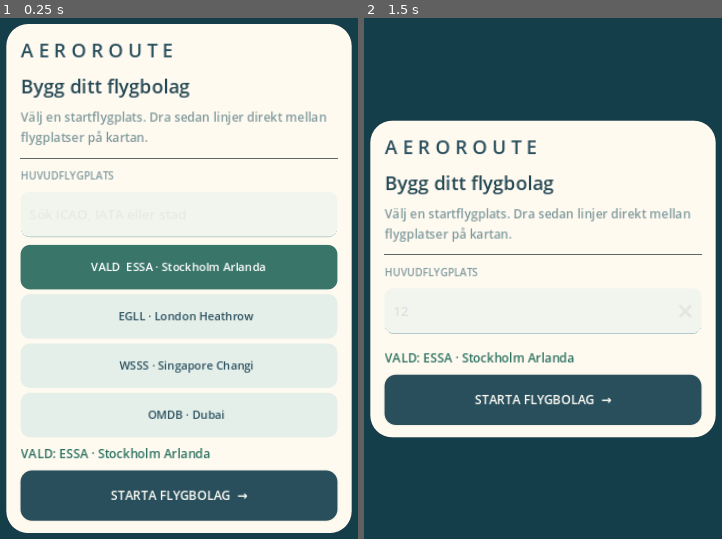
Above: before the commit, frames 1-2 (left to right).
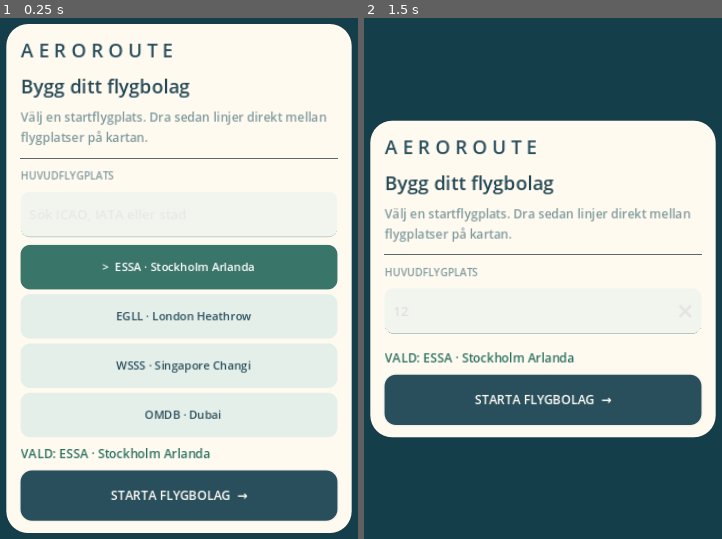
Above: after the commit, the same moments.

Repository: atcozproject-netizen/Aeroroute-iOS
Game: Godot game, scene res://scenes/Main.tscn
Same seed, same stepped clock (60 frames per second), same inputs: the game is played once before the commit and once after it.
Inputs (mouse positions are in pixels of both pictures, inside the frame that each line leads up to):
- Up to frame 1 (0.25 s): no input
- Up to frame 2 (1.5 s): click (543, 215) at 0.52 s; type "12" at 0.6 s; click "SÖK" at 1.25 s

The runs differ from the first frame. In frame 1, 1.7% of the frame differs, in the area x 25-75%, y 46-77%; in frame 2, nothing differs.

Commit message:
fix(onboarding): keep compact readable selection marker for narrow iPhone landscape

Diff:
--- a/scripts/Main.gd
+++ b/scripts/Main.gd
@@ -1450,7 +1450,7 @@
 		if name_short.length() > 29:
 			name_short = name_short.substr(0, 28).strip_edges() + "…"
 		var selected: bool = code == start_choice_code
-		airport_button.text = ("VALD  " if selected else "     ") + code + " · " + name_short
+		airport_button.text = (">  " if selected else "   ") + code + " · " + name_short
 		airport_button.set_pressed_no_signal(selected)
 		airport_button.add_theme_color_override("font_color", Color("fffdf6") if selected else DARK)
 		var background: StyleBoxFlat = StyleBoxFlat.new()
